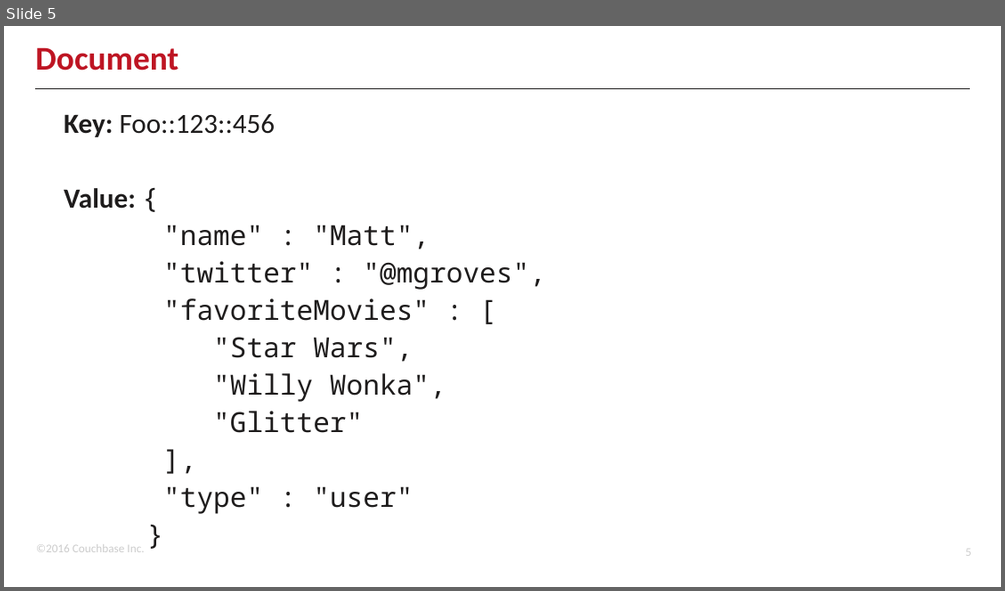
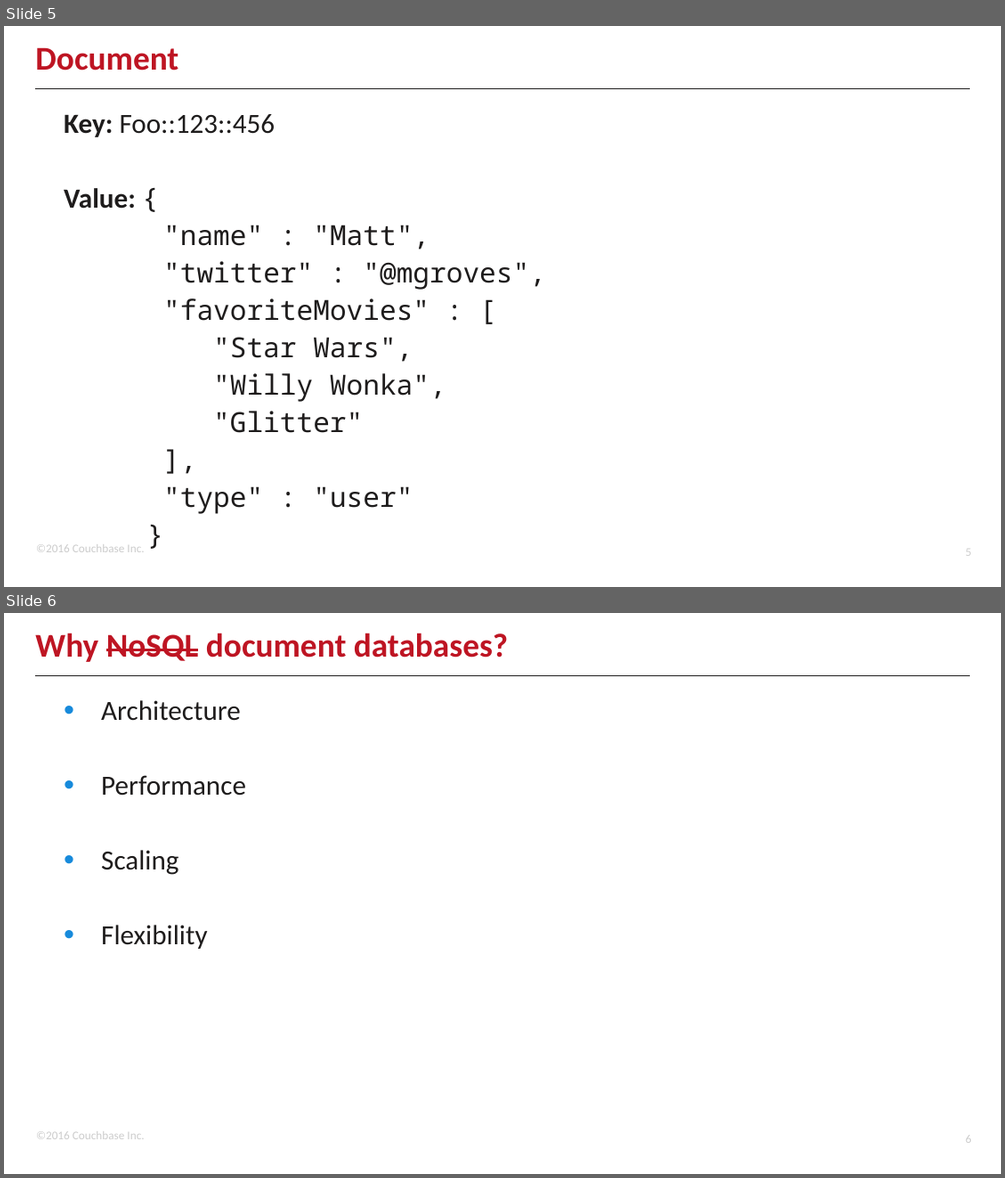
Before and after one commit to couchbaselabs/aspnet-nosql-workshop, a slide deck: 02/02.pptx. Shown one above the other, each under a label of ours: slide 5 before the commit, slides 5 and 6 after it. The pictures are 1005x591 and 1005x1178 pixels, drawn with LibreOffice and Linux fonts; fonts in the diff are those of the drawing; background and template pictures are left out. Boxes give left, top, right and bottom in pixels: in the first picture for what was removed or moved away, otherwise in the second. Text is boxed around its words. In the diff, an @@ line names an element or a change of style, - is before the commit and + after.

```diff
--- a/02/02.pptx
+++ b/02/02.pptx
@@ slide 6 added at (x1=4, y1=613, x2=1001, y2=1174), background #FFFFFF; not listed: 3 template elements that a slide beside it also shows @@
@@ title added at (x1=35, y1=633, x2=508, y2=662), 24 pt, text #BE1523, bold @@
+Why NoSQL document databases?
@@ text added at (x1=101, y1=700, x2=246, y2=949), 20 pt, text #1E1C1C @@
+• Architecture
+• Performance
+• Scaling
+• Flexibility
```
Also in this commit, not shown: 6 slides changed, 2 other slides added, 1 other file.
